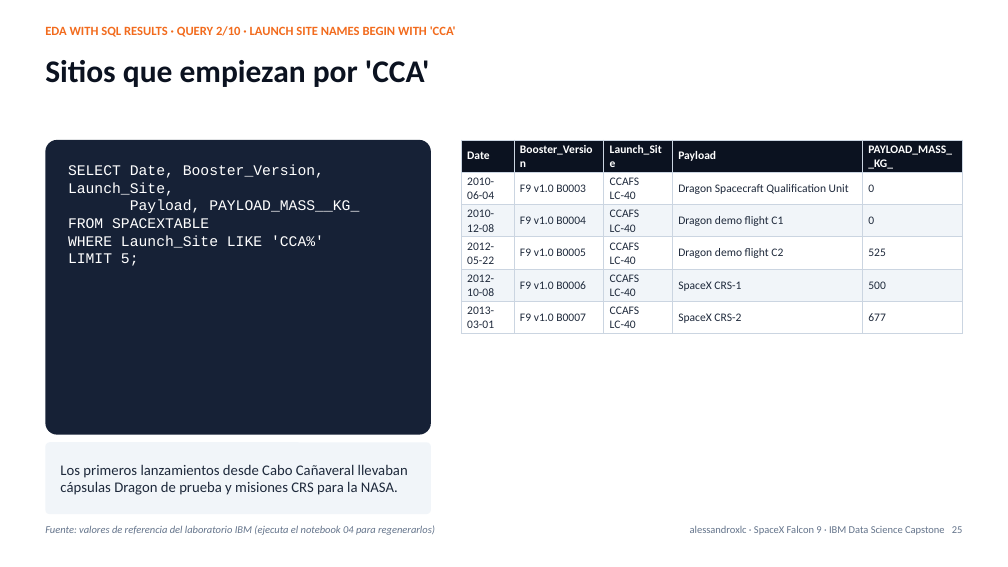
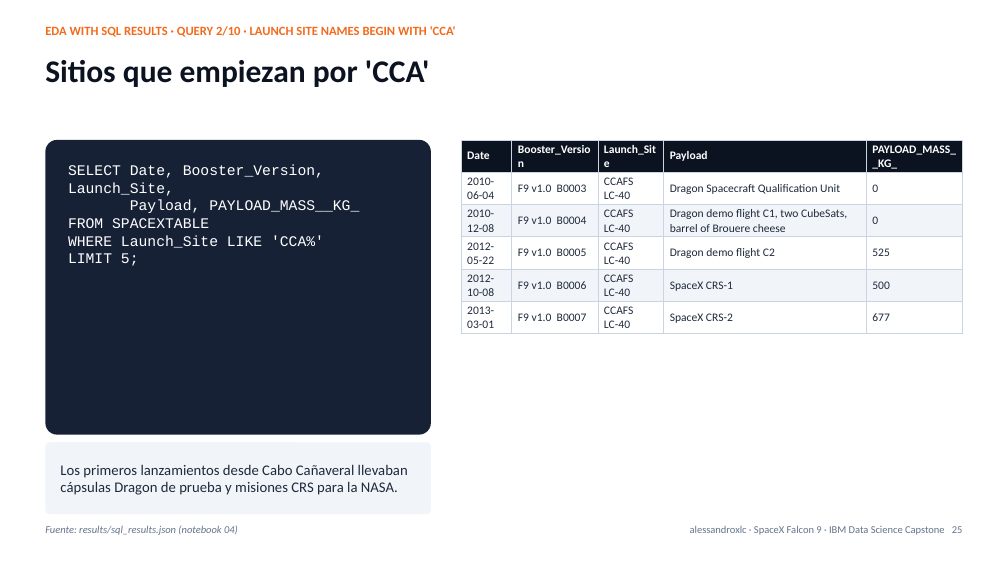
Before and after one commit to alessandroxlc/spacex-falcon9-capstone, a slide deck: slide 25 of presentation/SpaceX_Falcon9_Capstone.pptx. Drawn at 1008x567 pixels with LibreOffice and Linux fonts; fonts in the diff are those of the drawing. Boxes give left, top, right and bottom in pixels: in the first picture for what was removed or moved away, otherwise in the second. Text is boxed around its words. In the diff, an @@ line names an element or a change of style, - is before the commit and + after.

```diff
--- a/presentation/SpaceX_Falcon9_Capstone.pptx
+++ b/presentation/SpaceX_Falcon9_Capstone.pptx
@@ table at (461, 140, 963, 332) @@
-row 3, column 4: Dragon demo flight C1
+row 3, column 4: Dragon demo flight C1, two CubeSats, barrel of Brouere cheese
@@ text at (45, 525, 238, 535): text changed @@
-Fuente: valores de referencia del laboratorio IBM (ejecuta el notebook 04 para regenerarlos)
+Fuente: results/sql_results.json (notebook 04)
```
Also in this commit, not shown: 28 other slides changed, 45 other files.
